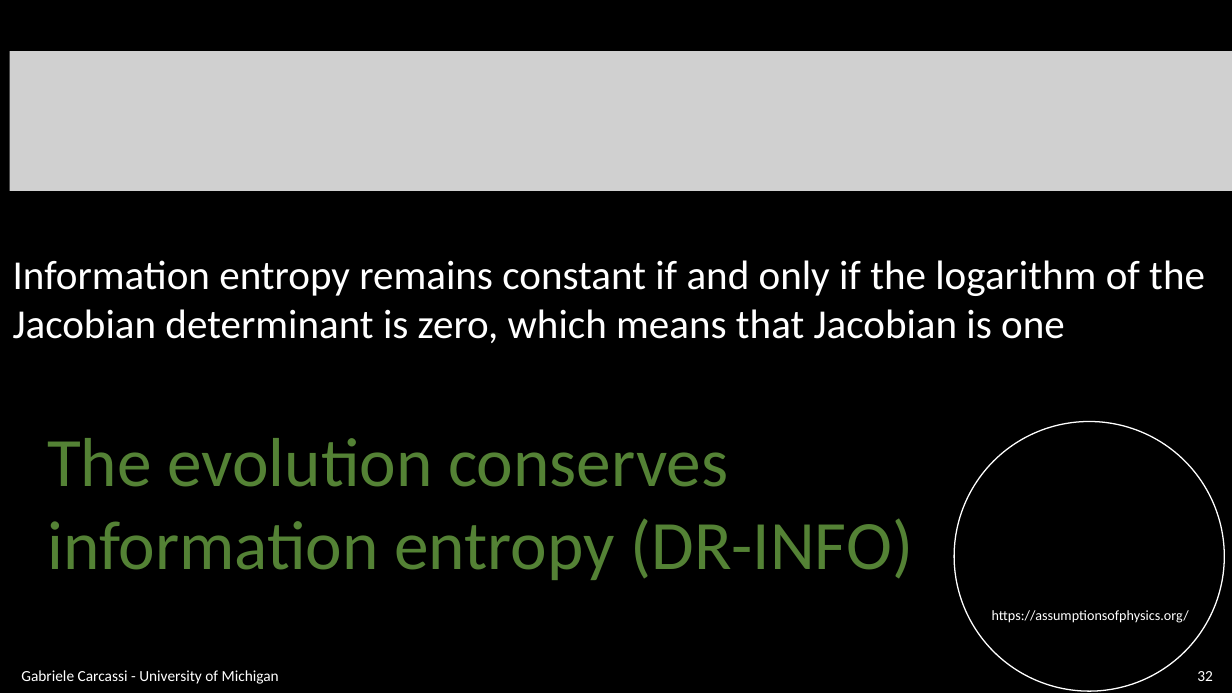
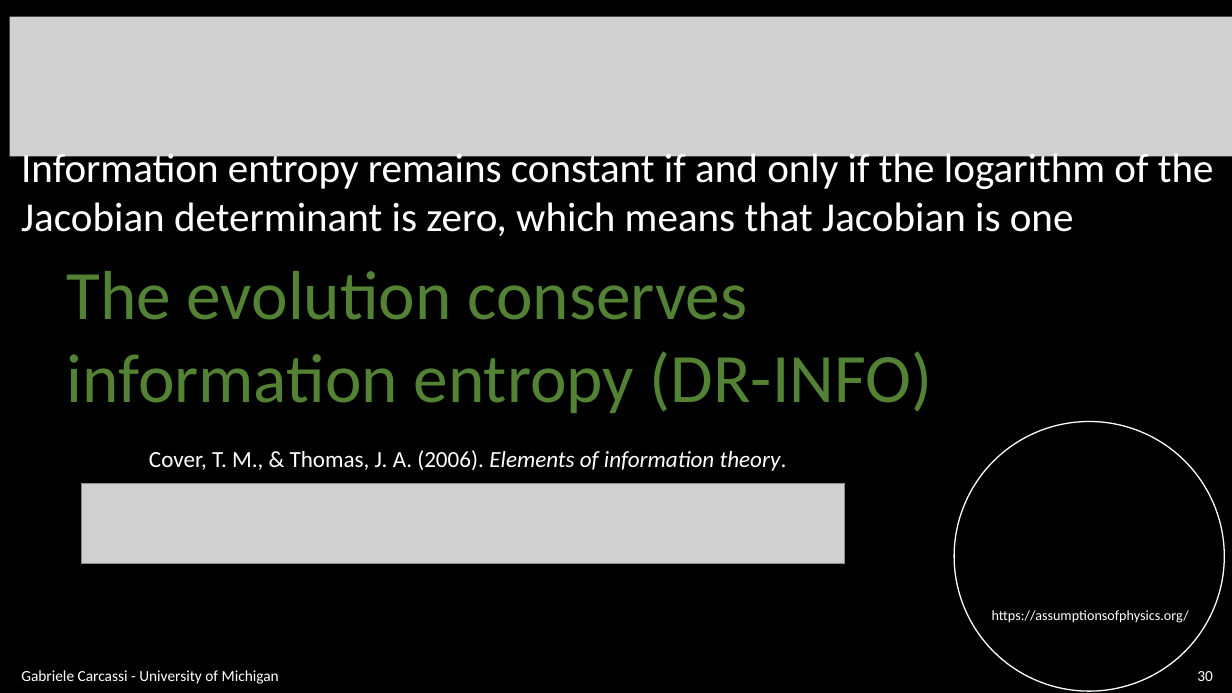
Before and after one commit to assumptionsofphysics/slides, a slide deck: slide 30 of BookCompanions-v2/RP-Class-3.pptx (slide 32 before the commit). Drawn at 1232x693 pixels with LibreOffice and Linux fonts; fonts in the diff are those of the drawing; grey boxes stand for pictures; background and template pictures are left out. Boxes give left, top, right and bottom in pixels: in the first picture for what was removed or moved away, otherwise in the second. Text is boxed around its words. In the diff, an @@ line names an element or a change of style, - is before the commit and + after.

```diff
--- a/BookCompanions-v2/RP-Class-3.pptx
+++ b/BookCompanions-v2/RP-Class-3.pptx
@@ picture: place and size @@
-picture at (9, 51, 1232, 190)
+picture at (9, 17, 1232, 156)
@@ text "Information entropy remains constant if ..." rewrapped from (13, 260, 1205, 343) to (21, 148, 1214, 236) @@
@@ text "The evolution conserves": place and size @@
-text "The evolution conserves" at (47, 438, 913, 580)
+text "The evolution conserves" at (66, 271, 933, 413)
@@ text added at (149, 450, 787, 471), 18 pt, text #FFFFFF @@
+Cover, T. M., & Thomas, J. A. (2006). Elements of information theory.
@@ picture added at (81, 483, 845, 564) @@
@@ page number at (1197, 671, 1213, 681): text changed @@
-32
+30
```
Also in this commit, not shown: 24 other slides changed, 2 slides added, 3 slides removed.
